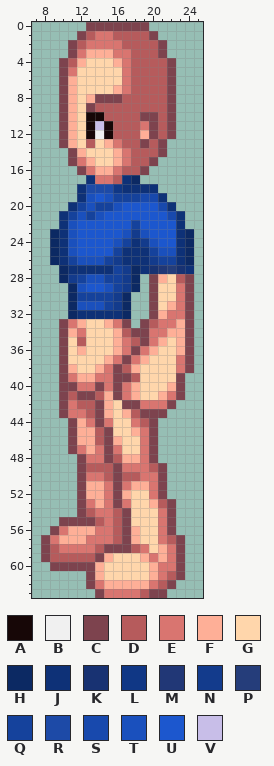
A pixel-art sprite gets an edit: resources/textures/player/left_0.png. The first picture shows the starting point.
The file is 32x64 pixels. Colours within 5 levels of each other are drawn and written as one. Shown: x 7..25, y 0..63.
Palette (. is transparent): A #170707  B #f0f0f0  C #7d434e  D #b65b5c  E #d97570  F #feaf97  G #ffd6ab  H #0c2963  J #0e3177  K #183272  L #103785  M #213776  N #133b8c  P #253d7a  Q #15429c  R #1d4aa7  S #1849ad  T #1a50bd  U #1c57ce  V #c8bee8
Pixels before, first column x 8:
 0 .....CCCCCCC.....
 1 ....CDEEDDDDC....
 2 ...CDEEEEDDDDC...
 3 ...CEFFFEEDDDC...
 4 ..CDFGGGFEDDDDC..
 5 ..CEGGGGGEDDDDC..
 6 ..CFGGGGGEDDDDC..
 7 ..CFGGGGFEDDDDC..
 8 ..CFGFCCCDDDDDC..
 9 ..CFGCDDDDDDDDC..
10 ..CFGAADDDDCCDC..
11 ..CFGAVADDDECDC..
12 ..CFGABADDDFCDC..
13 ..CFGDGFEDDCDC...
14 ...CFGGGFEDDDC...
15 ...CEFGGFEDDC....
16 ....CEFFEDDC.....
17 .....JEEDJH......
18 ....JRRRLJJJJ....
19 ....JTUTQQQSSJ...
20 ...JQTQQTUUUUSJ..
21 ..JQTQTUUUUUUUSJ.
22 ..JTUUUUUUQUUUUJ.
23 .HJTUUUUUTNTUUUJH
24 .HJTUUUUTQJNTUUJH
25 .HJTUUUUQJJJQTTJH
26 .HJQTTTQNJJJNQQJH
27 ..HJJJJJQNHJKMPKJ
28 ..HNQTTQQNH.CFGDC
29 ...HTUUTQNH.CGGEC
30 ...HQQQQNH..CGGEC
31 ...HTTTQNH..CGFEC
32 ...HJJJJJH..CFEEC
33 ..CEFGGFEC.CDEEFC
34 ..CFEGGGFDCCEEFFC
35 ..CGDGGGFEDCEFGFC
36 ..CGFGGGFECEFGGFC
37 ..CGGGGFECEFGGGEC
38 ..CFGGFECDFGGGGEC
39 ..CEFFEECCDGGGGC.
40 ..CCEECECEFGGGFC.
41 ..CDCCDFCEFGGFEC.
42 ..CEDDCFGCCEEEC..
43 ..CEEDCFGFDCCC...
44 ...CFECEGGEDC....
45 ...CFFDCGGFEC....
46 ...CFFDCFGGEC....
47 ...CEFECEGGEC....
48 ....CEECDFFEC....
49 ....CDDDCEEEDC...
50 ....CEEDCDDEEC...
51 ....CFFECEFFEC...
52 ....CFFECFGGEC...
53 ....CEFECEGGFDC..
54 ....CDEEDCGGGEC..
55 ..CCCCDEDCGGGEC..
56 .CEFFFEEDCFGGEC..
57 CEFFFEEEDCFGGEDC.
58 CDEEEEDCCCDEGFEC.
59 CDDDDDCFGGGFEFEC.
60 .CCCCCFGGGGGFEEC.
61 .....CFGGGGGFEDC.
62 .....CEFFFFFEDC..
63 ......CEEEEDCC...
And afterwards:
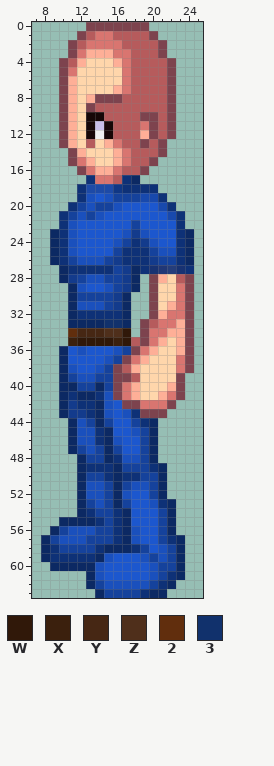
Colours new in this view: W #301809  X #3b200d  Y #462714  Z #4f2f1b  2 #612e0d  3 #11316c
Difference:
Changed rows in their new state; - is an unchanged pixel.
first column x 8:
33 --.HHHH33H------
34 --.2YYYZZW.-----
35 --.XWWWWXW------
36 --HUTUUUTQ------
37 --HUUUUTQ-------
38 --HTUUTQ--------
39 --HQTTQQ--------
40 --HHQQHQ--------
41 --HJHHJT--------
42 --HNJJHTU-------
43 --HNNJHTUTJ-----
44 ---HTQHQUUQJH---
45 ---HTTJHUUTQH---
46 ---HTTJHTUUQH---
47 ---HQTQHQUUQH---
48 ----HQQHJTTQH---
49 ----HJJJHQQQJH--
50 ----HQQJHJJQQH--
51 ----HTTQHQTTQH--
52 ----HTTQHTUUQH--
53 ----HQTQHQUUTJH-
54 ----HJQQJHUUUQH-
55 --HHHHJQJHUUUQH-
56 -HQTTTQQJHTUUQH-
57 HQTTTQQQJHTUUQJH
58 HJQQQQJHHHJQUTQH
59 HJJJJJHTUUUTQTQH
60 -HHHHHTUUUUUTQQH
61 -----HTUUUUUTQJH
62 -----HQTTTTTQJH-
63 ------HQQQQJHH--
